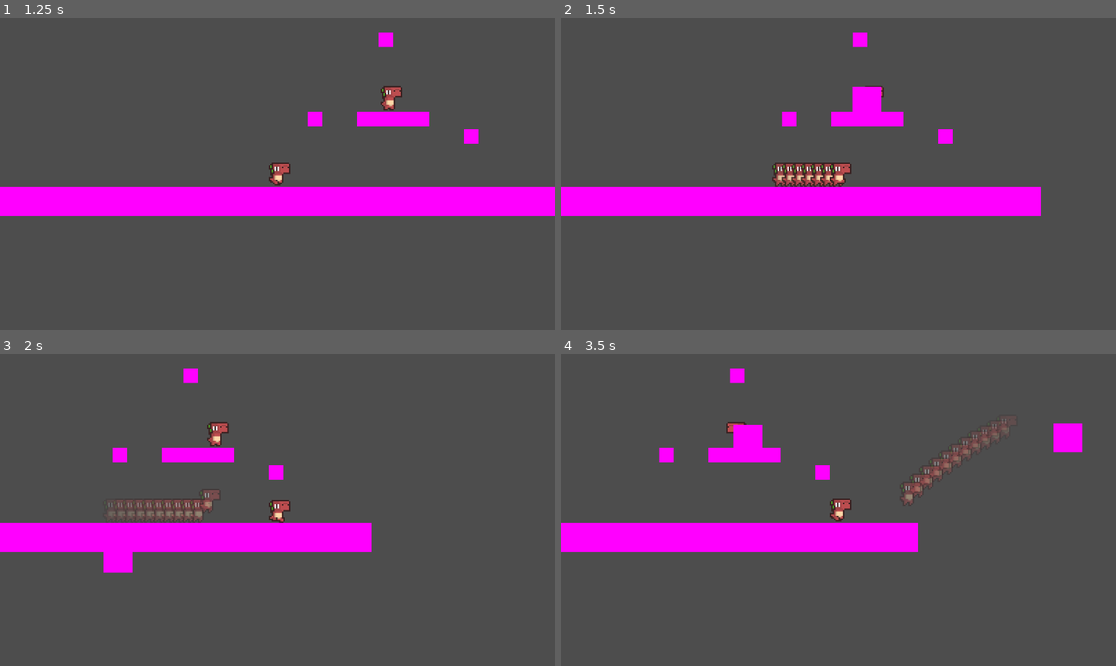
Above: before the commit, frames 1-4 (two rows, left to right).
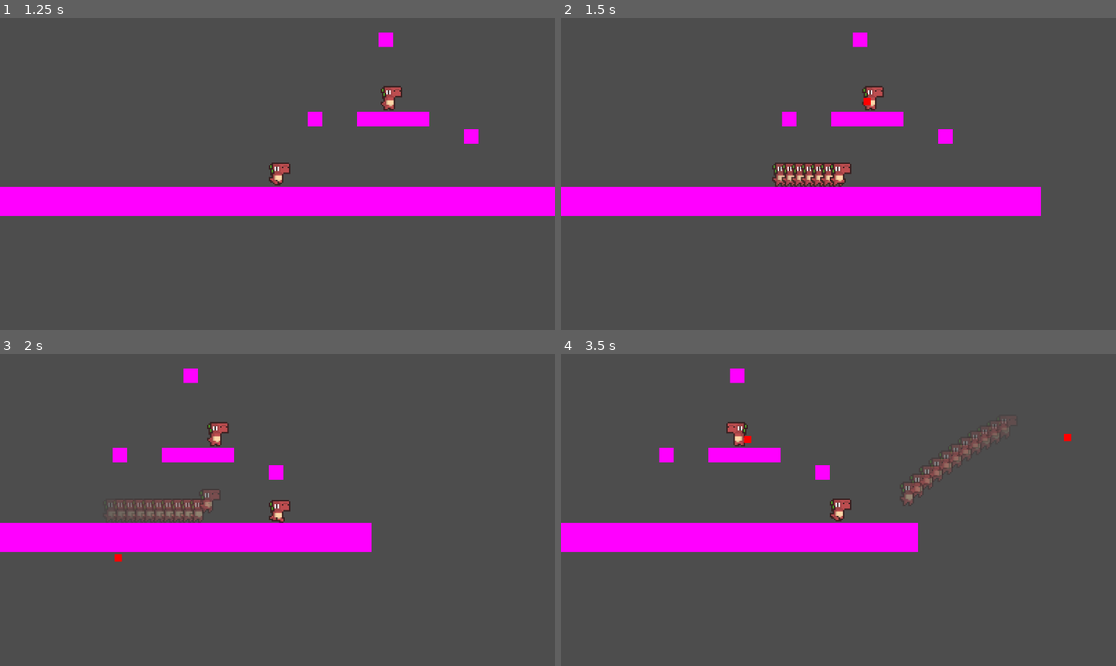
Above: after the commit, the same moments.

Repository: DerBrotDoktor/Frogoth
Game: Godot game, scene res://scenes/main/main.tscn
Two runs of this game, one before a commit and one after it. Both use one fixed random seed, a clock stepped at 60 frames per second and the inputs below.
Inputs (mouse positions are in pixels of both pictures, inside the frame that each line leads up to):
- Up to frame 1 (1.25 s): click "Start" at 0.5 s
- Up to frame 2 (1.5 s): move the mouse to (960, 158) at 1.27 s; hold D (right) from 1.28 s (still down); tap Shift (dash) at 1.35 s
- Up to frame 3 (2 s): keep holding D (right); tap Space (jump) at 1.52 s
- Up to frame 4 (3.5 s): move the mouse to (727, 525) at 2.02 s; tap Shift (dash) at 2.1, 2.85 s; tap Space (jump) at 2.27 s; move the mouse to (894, 441) at 2.77 s; release D (right) at 2.78 s; hold A (left) from 2.78 s (still down)

Frame 1 is identical in both runs. In frame 2, 0.4% of the frame differs, in the area x 52-58%, y 22-31%; in frame 3, 0.4%; in frame 4, 0.9%, in the area x 31-94%, y 22-32%.

Commit message:
Changed bullet size

Diff:
--- a/scenes/enemies/bullet.gd
+++ b/scenes/enemies/bullet.gd
@@ -3,7 +3,7 @@
 var direction
 var speed
 
-func _physics_process(delta):
+func _physics_process(_delta):
 	if direction:
 		velocity = direction * speed
 	move_and_slide()
--- a/scenes/enemies/bullet.tscn
+++ b/scenes/enemies/bullet.tscn
@@ -3,9 +3,10 @@
 [ext_resource type="Script" path="res://scenes/enemies/bullet.gd" id="1_aeqp4"]
 
 [sub_resource type="PlaceholderTexture2D" id="PlaceholderTexture2D_igy5q"]
-size = Vector2(20, 20)
+size = Vector2(5, 5)
 
 [sub_resource type="RectangleShape2D" id="RectangleShape2D_5vs52"]
+size = Vector2(5, 5)
 
 [node name="Bullet" type="CharacterBody2D"]
 collision_layer = 8
@@ -13,6 +14,7 @@
 script = ExtResource("1_aeqp4")
 
 [node name="Sprite2D" type="Sprite2D" parent="."]
+modulate = Color(1, 0, 0, 1)
 texture = SubResource("PlaceholderTexture2D_igy5q")
 
 [node name="CollisionShape2D" type="CollisionShape2D" parent="."]
--- a/scenes/enemies/enemy_single_shot.gd
+++ b/scenes/enemies/enemy_single_shot.gd
@@ -5,9 +5,6 @@
 var target
 
 var is_player_in_range = false
-
-func _physics_process(delta):
-	super._physics_process(delta)
 
 func trigger_area_entererd(area):
 	super.trigger_area_entererd(area)
--- a/scenes/level/level_1.tscn
+++ b/scenes/level/level_1.tscn
@@ -46,4 +46,3 @@
 
 [node name="EnemySingleShot" parent="." instance=ExtResource("2_ubag1")]
 position = Vector2(63, 4)
-bullet_speed = 200
